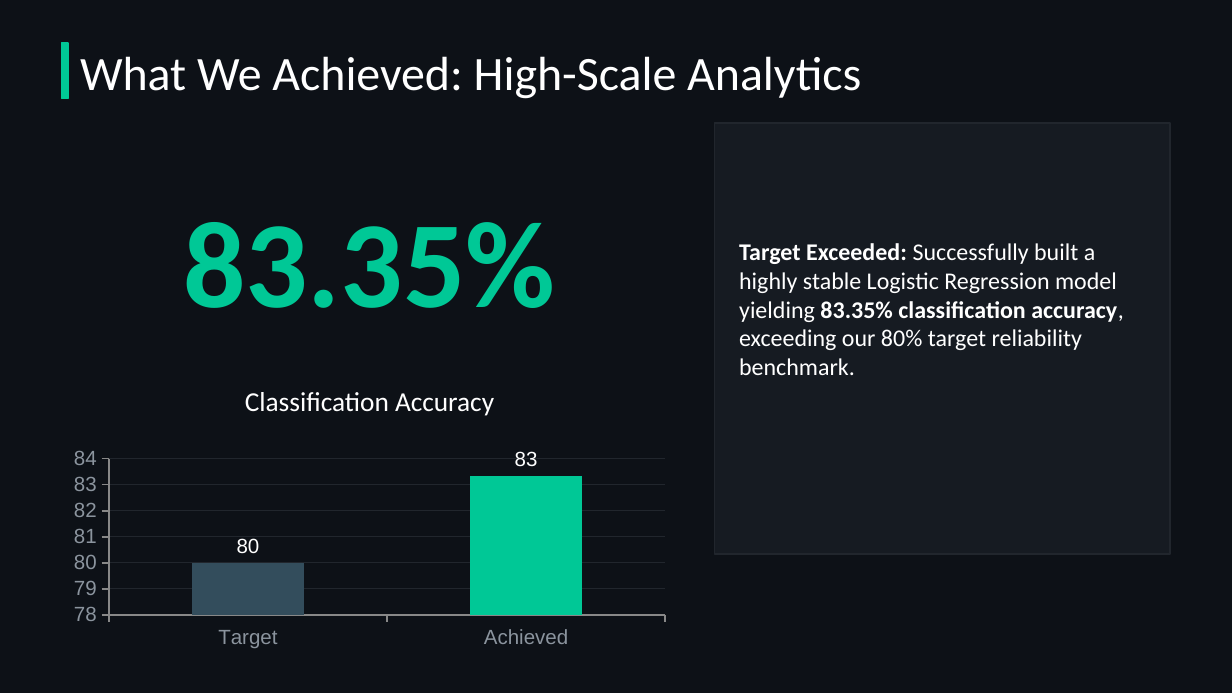
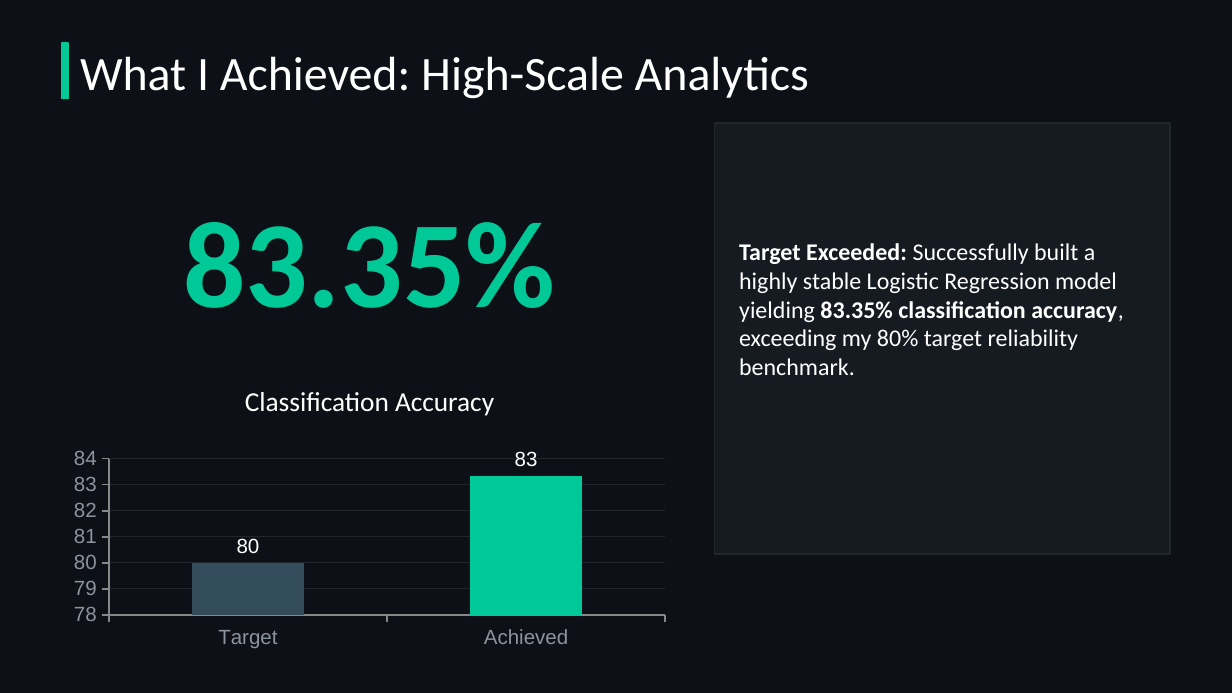
Before and after one commit to alexxksh/Big-Data-Weather-Analysis, a slide deck: slide 5 of weather_pipeline.pptx. Drawn at 1232x693 pixels with LibreOffice and Linux fonts; fonts in the diff are those of the drawing. Boxes give left, top, right and bottom in pixels: in the first picture for what was removed or moved away, otherwise in the second. Text is boxed around its words. In the diff, an @@ line names an element or a change of style, - is before the commit and + after.

```diff
--- a/weather_pipeline.pptx
+++ b/weather_pipeline.pptx
@@ text at [80, 56, 809, 99]: text changed @@
-What We Achieved: High-Scale Analytics
+What I Achieved: High-Scale Analytics
@@ text at [739, 243, 1123, 375]: text changed @@
-Target Exceeded: Successfully built a highly stable Logistic Regression model yielding 83.35% classification accuracy, exceeding our 80% target reliability benchmark.
+Target Exceeded: Successfully built a highly stable Logistic Regression model yielding 83.35% classification accuracy, exceeding my 80% target reliability benchmark.
```
Also in this commit, not shown: 3 other slides changed.
